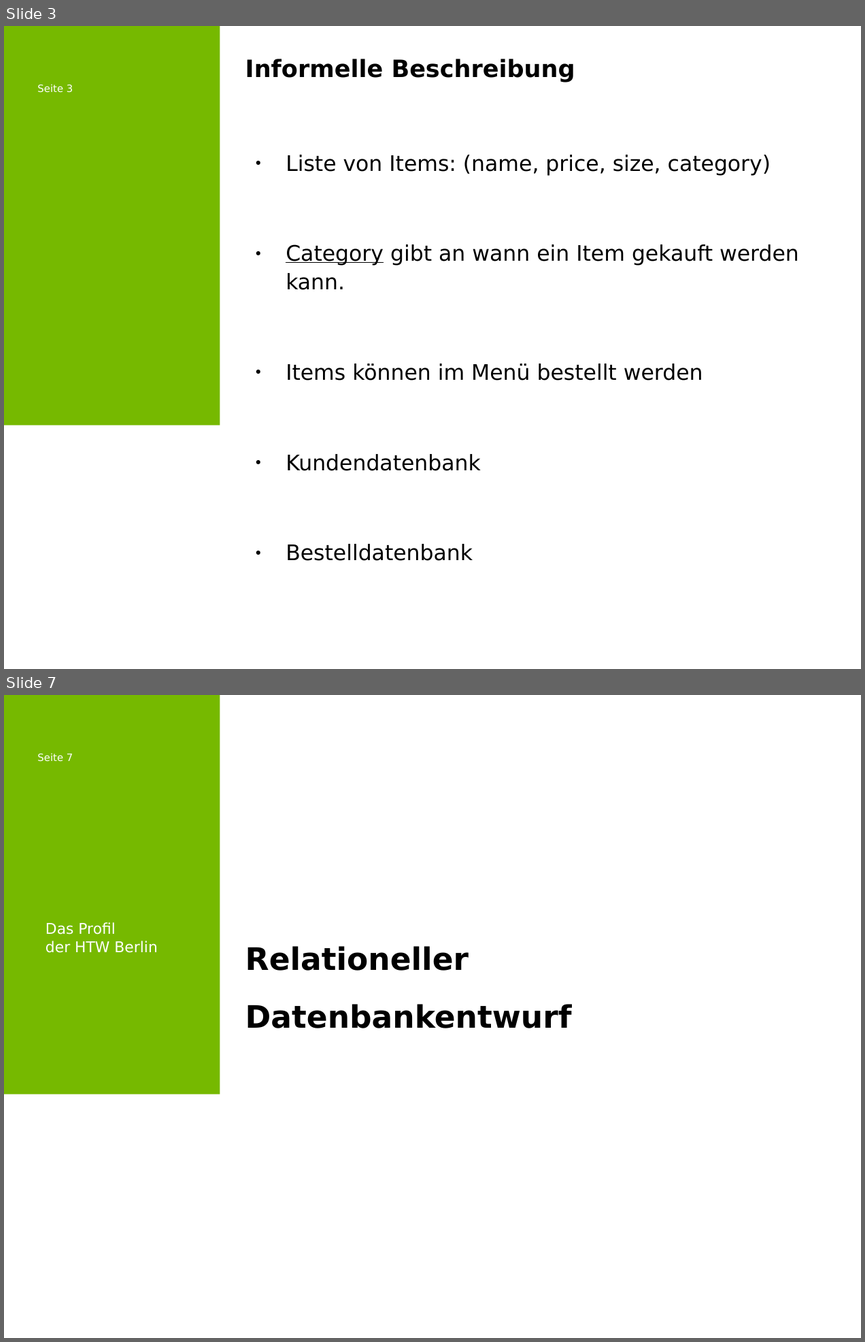
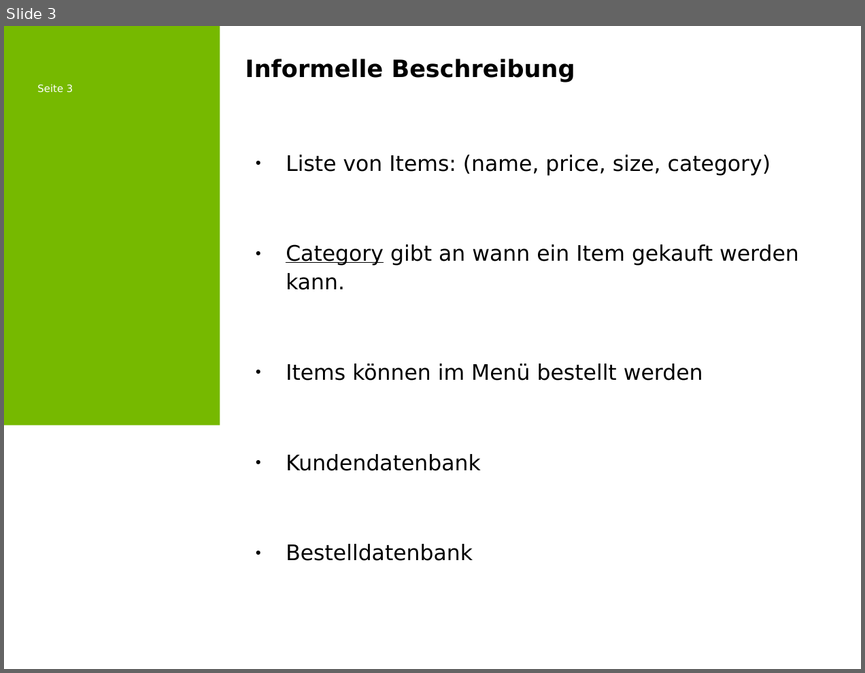
Before and after one commit to leoEAB/McDiabetes, a slide deck: presentation.odp. Shown one above the other, each under a label of ours: slides 3 and 7 before the commit, slide 3 after it; the slides between them are not shown. The pictures are 865x1342 and 865x673 pixels, drawn with LibreOffice and Linux fonts; fonts in the diff are those of the drawing; background and template pictures are left out. Boxes give left, top, right and bottom in pixels: in the first picture for what was removed or moved away, otherwise in the second. Text is boxed around its words. In the diff, an @@ line names an element or a change of style, - is before the commit and + after.

```diff
--- a/presentation.odp
+++ b/presentation.odp
@@ slide 7 removed at (x1=4, y1=695, x2=861, y2=1338), background #FFFFFF; not listed: 3 template elements that a slide beside it also shows @@
@@ title removed at (x1=45, y1=922, x2=157, y2=953) @@
-Das Profil
-der HTW Berlin
@@ text removed at (x1=245, y1=946, x2=572, y2=1028) @@
-Relationeller
-Datenbankentwurf
```
Also in this commit, not shown: 3 slides changed, 4 slides added, 4 other slides removed, 2 other files.
